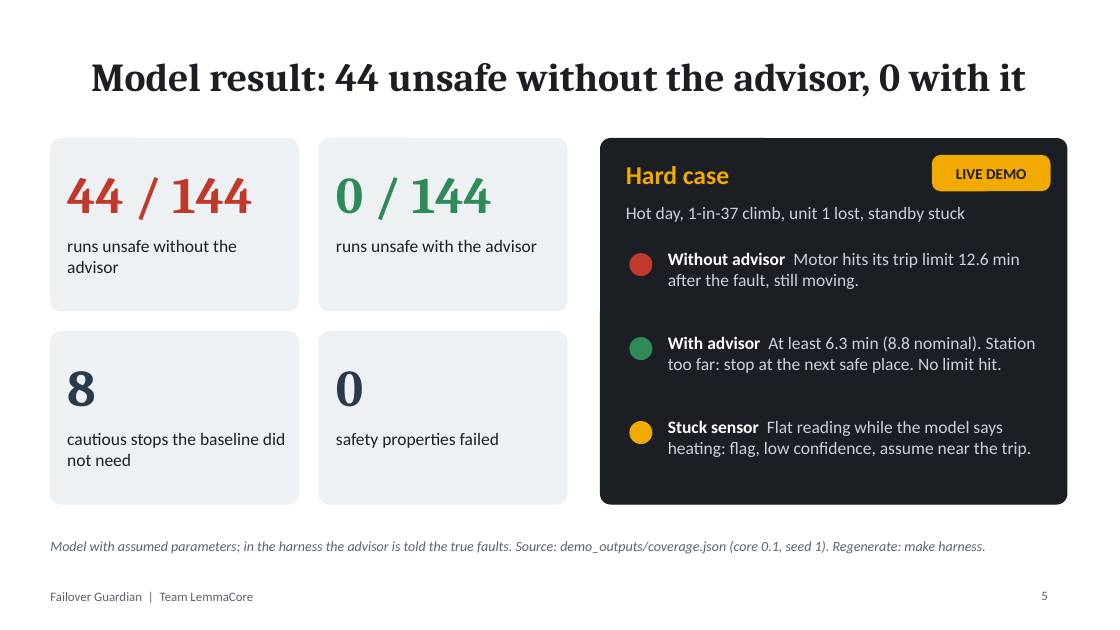
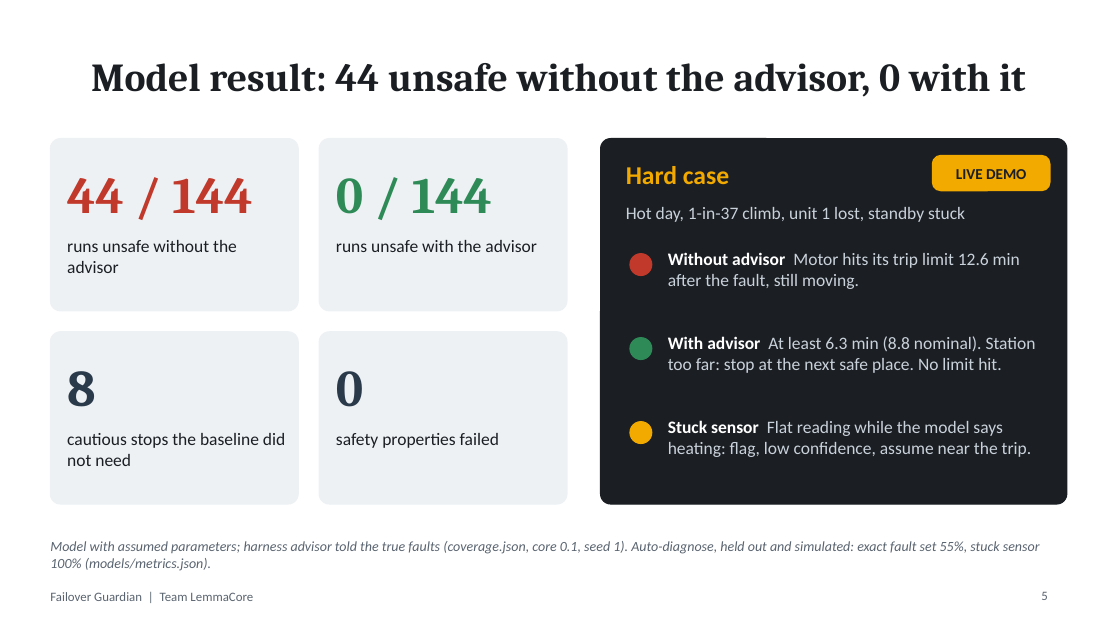
Before and after one commit to Kshitij-Prakash10/LemmaCore, a slide deck: slide 5 of slides/FailoverGuardian.pptx. Drawn at 1120x630 pixels with LibreOffice and Linux fonts; fonts in the diff are those of the drawing. Boxes give left, top, right and bottom in pixels: in the first picture for what was removed or moved away, otherwise in the second. Text is boxed around its words. In the diff, an @@ line names an element or a change of style, - is before the commit and + after.

Commit message:
docs: deck updated with classifier results, sourced leak rate and 3-phase step

```diff
--- a/slides/FailoverGuardian.pptx
+++ b/slides/FailoverGuardian.pptx
@@ text at [50,541,1040,571]: text changed @@
-Model with assumed parameters; in the harness the advisor is told the true faults. Source: demo_outputs/coverage.json (core 0.1, seed 1). Regenerate: make harness.
+Model with assumed parameters; harness advisor told the true faults (coverage.json, core 0.1, seed 1). Auto-diagnose, held out and simulated: exact fault set 55%, stuck sensor 100% (models/metrics.json).
```
Also in this commit, not shown: 2 other slides changed.
